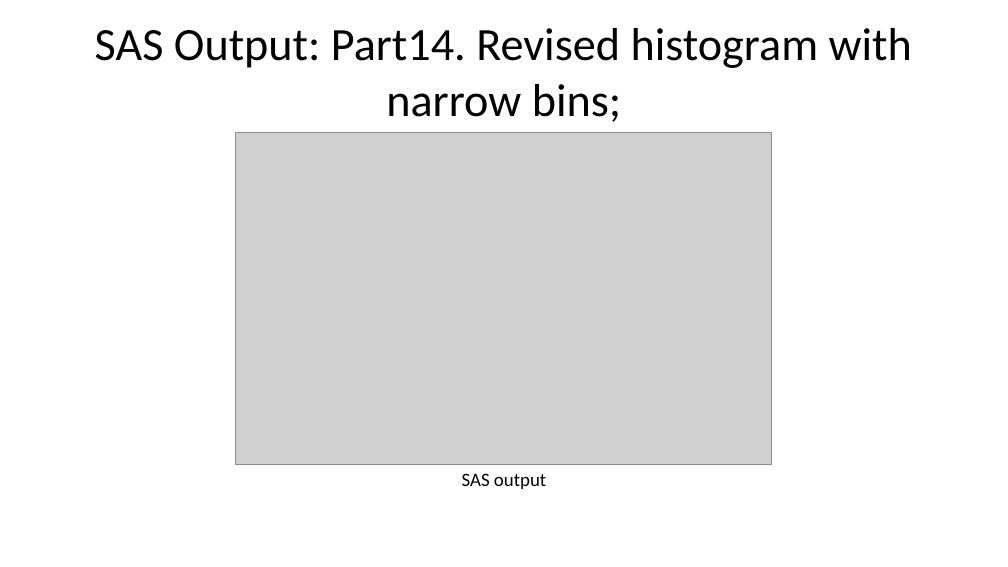
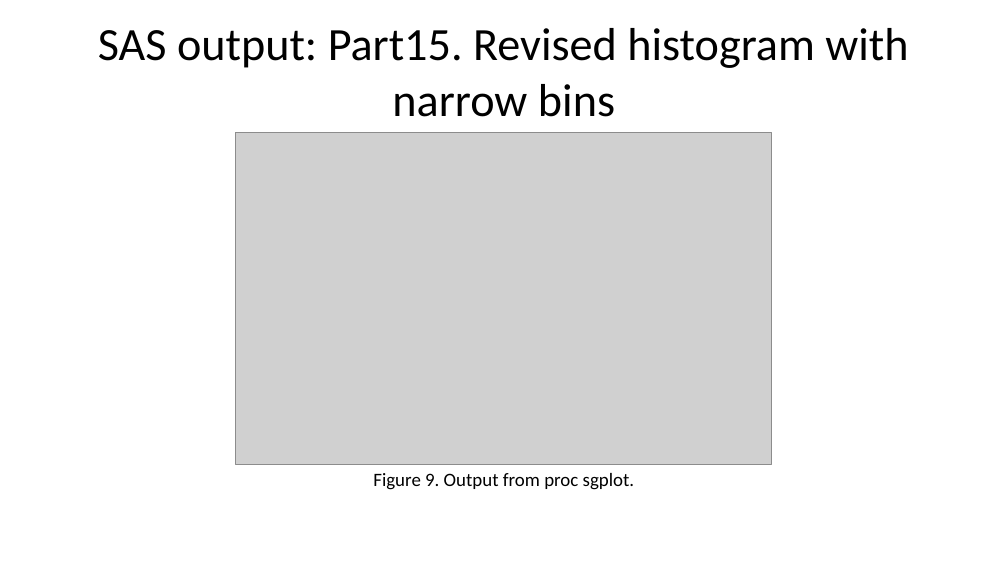
Before and after one commit to pmean/introduction-to-SAS, a slide deck: slide 50 of results/5507-02-simon-slides-and-speaker-notes.pptx (slide 61 before the commit). Drawn at 1008x567 pixels with LibreOffice and Linux fonts; fonts in the diff are those of the drawing; grey boxes stand for pictures. Boxes give left, top, right and bottom in pixels: in the first picture for what was removed or moved away, otherwise in the second. Text is boxed around its words. In the diff, an @@ line names an element or a change of style, - is before the commit and + after.

```diff
--- a/results/5507-02-simon-slides-and-speaker-notes.pptx
+++ b/results/5507-02-simon-slides-and-speaker-notes.pptx
@@ title at [98, 28, 908, 117]: text changed @@
-SAS Output: Part14. Revised histogram with narrow bins;
+SAS output: Part15. Revised histogram with narrow bins
@@ text at [373, 473, 635, 490]: text changed @@
-SAS output
+Figure 9. Output from proc sgplot.
```
Also in this commit, not shown: 62 other slides changed, 4 slides added, 23 slides removed, 26 other files.
